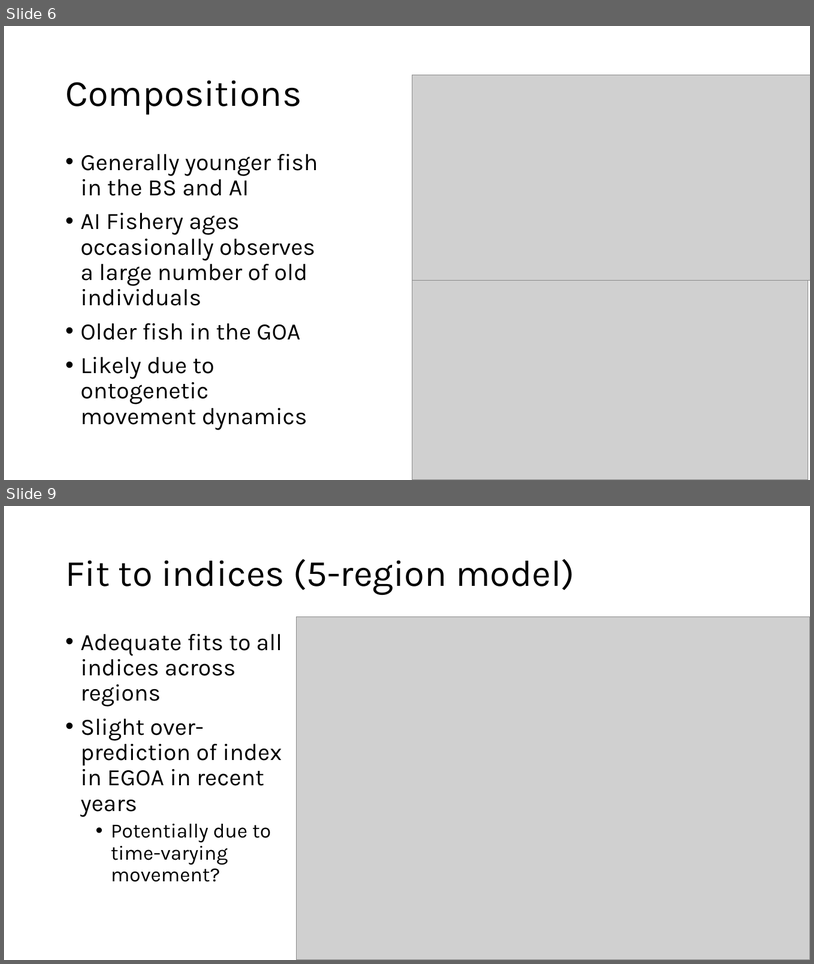
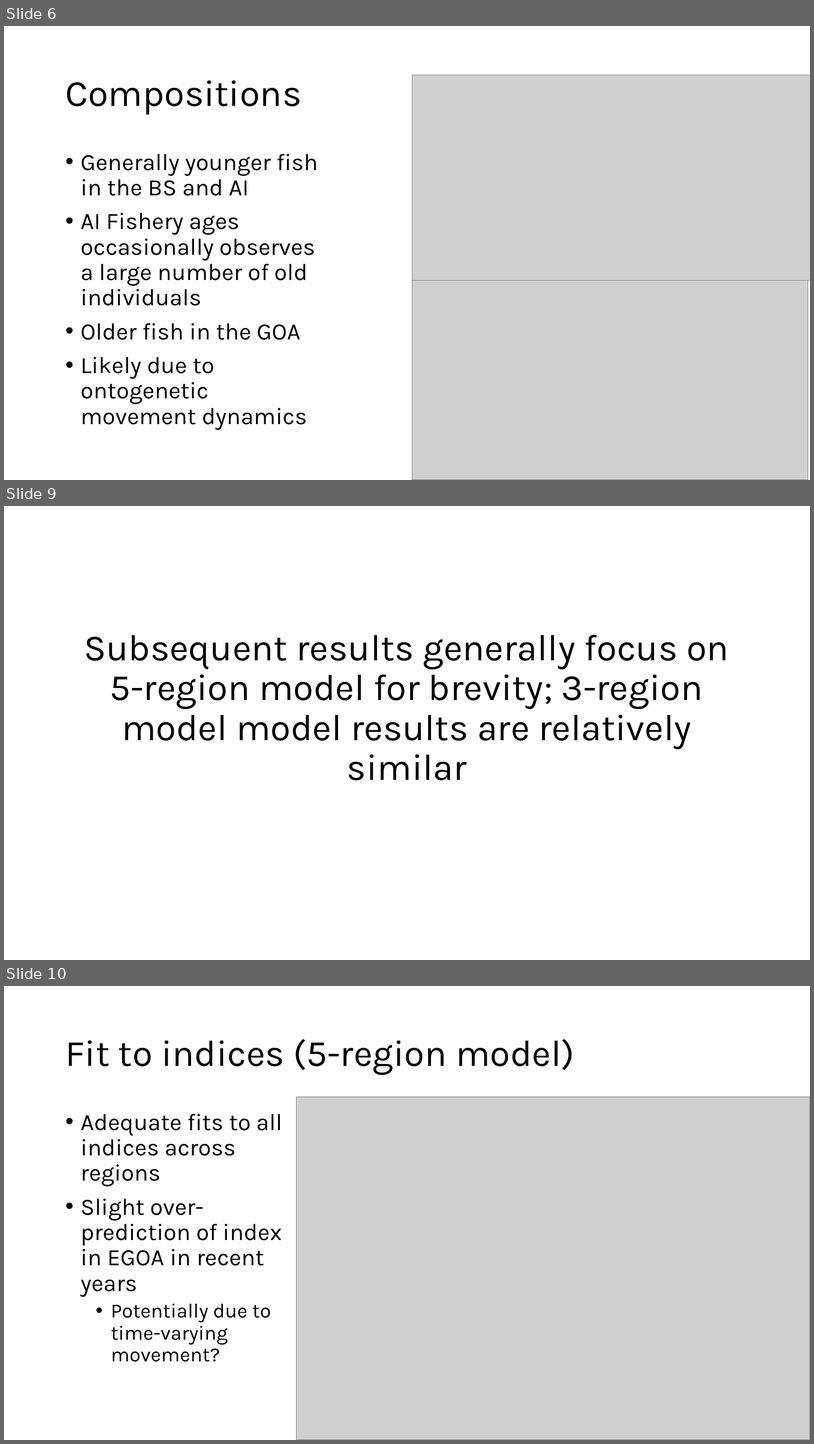
Before and after one commit to dgoethel-noaa/2026_Sablefish_CIE, a slide deck: Presentations/10. spatial_stock_assessment.pptx. Shown one above the other, each under a label of ours: slides 6 and 9 before the commit, slides 6, 9 and 10 after it; the slides between them are not shown. The pictures are 814x964 and 814x1444 pixels, drawn with LibreOffice and Linux fonts; fonts in the diff are those of the drawing; grey boxes stand for pictures. Boxes give left, top, right and bottom in pixels: in the first picture for what was removed or moved away, otherwise in the second. Text is boxed around its words. In the diff, an @@ line names an element or a change of style, - is before the commit and + after.

```diff
--- a/Presentations/10. spatial_stock_assessment.pptx
+++ b/Presentations/10. spatial_stock_assessment.pptx
@@ slide 9 added at (4, 506, 810, 960), background #FFFFFF @@
@@ title added at (84, 634, 729, 780), 44 pt, text #000000 @@
+Subsequent results generally focus on 5-region model for brevity; 3-region model model results are relatively similar
@@ what was slide 9 is now slide 10 @@
```
Also in this commit, not shown: 9 slides changed, 2 other slides added, 8 other files.
